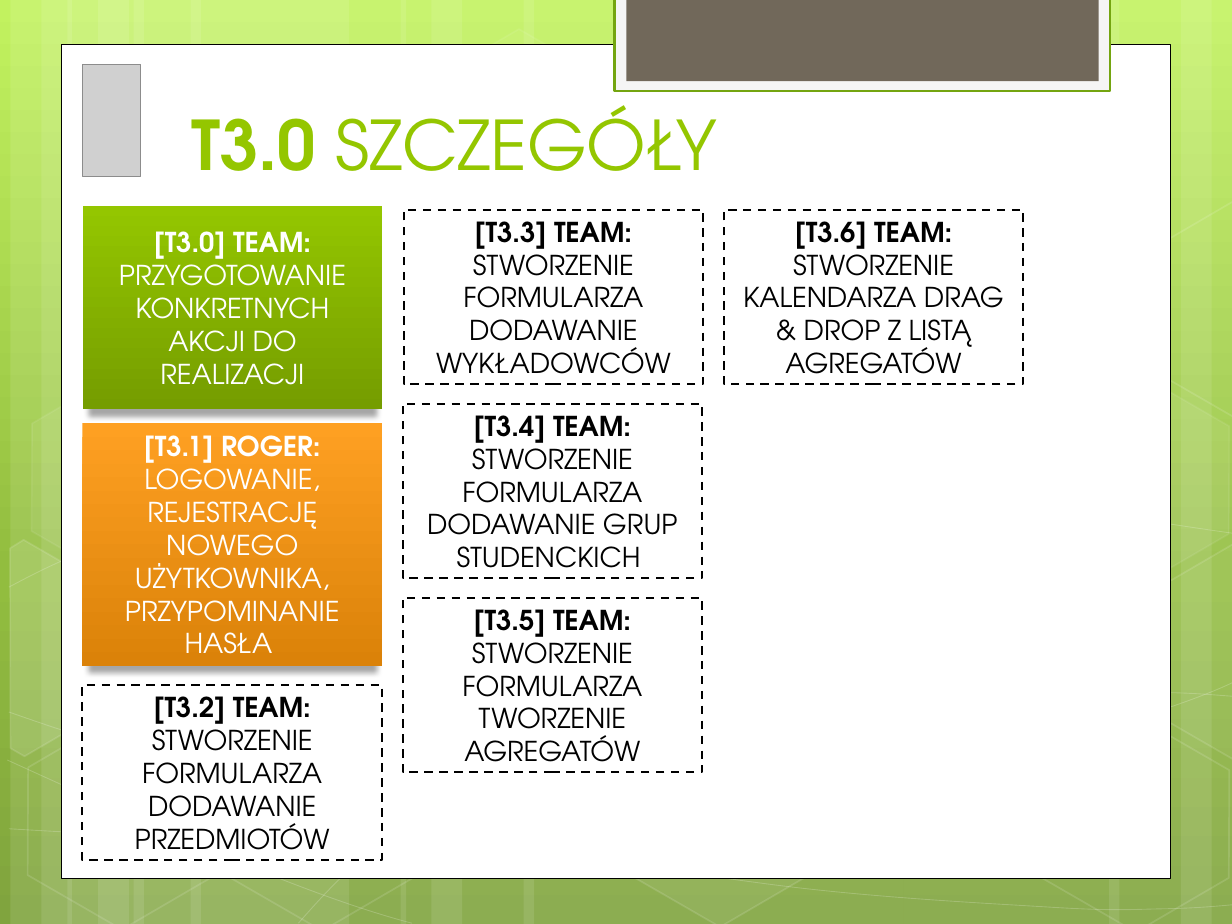
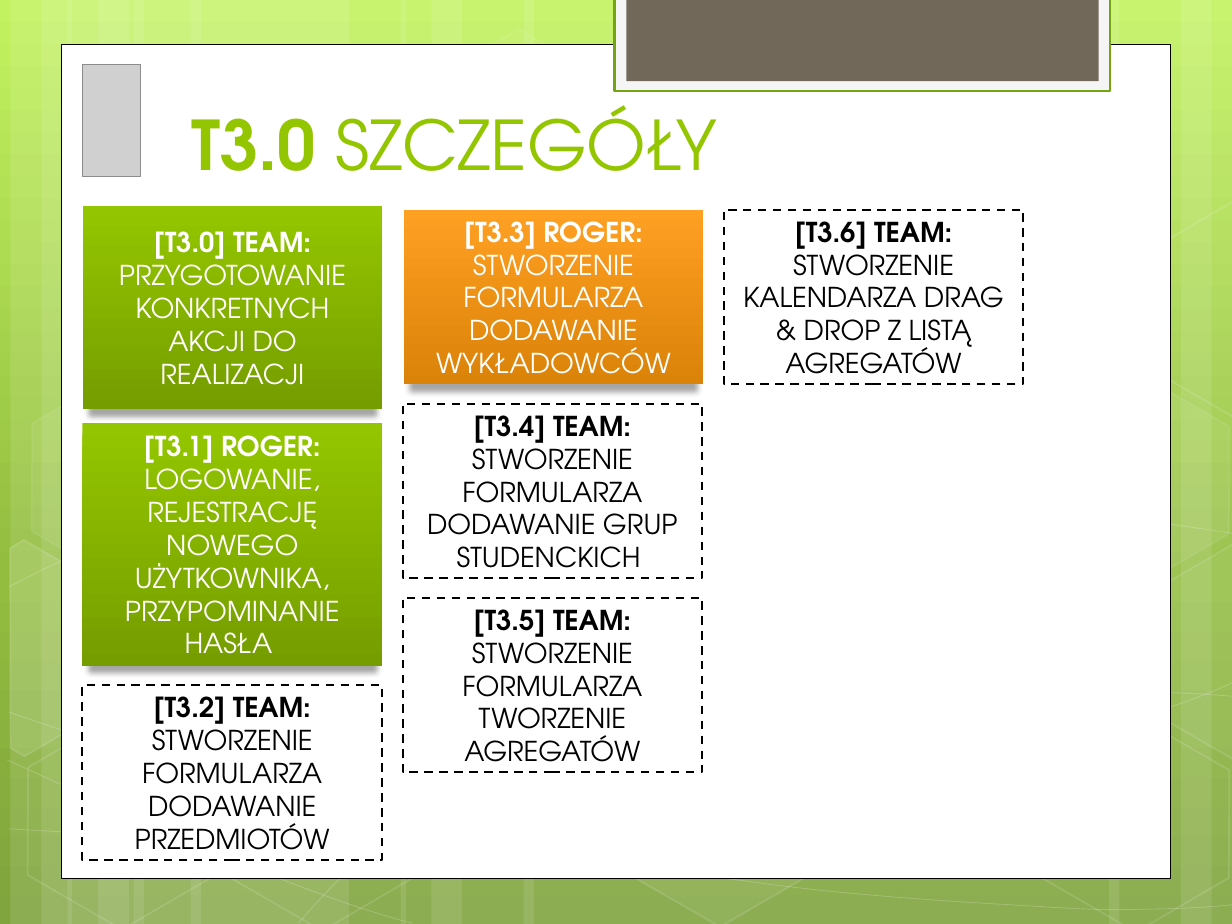
Before and after one commit to Blondas/planner2, a slide deck: slide 6 of dokumentacja/KPI.pptx. Drawn at 1232x924 pixels with LibreOffice and Linux fonts; fonts in the diff are those of the drawing; grey boxes stand for pictures. Boxes give left, top, right and bottom in pixels: in the first picture for what was removed or moved away, otherwise in the second. Text is boxed around its words. In the diff, an @@ line names an element or a change of style, - is before the commit and + after.

```diff
--- a/dokumentacja/KPI.pptx
+++ b/dokumentacja/KPI.pptx
@@ rectangle "[T3.3] ROGER: STWORZENIE FORMULARZA DODAWANIE ..." at box(404, 209, 703, 384): fill #FFFFFF to gradient #FEA022 to #DB820A; outline #000000 1.25 pt dashed to none; shadow on @@
@@ text in rectangle at box(436, 221, 671, 386): text changed; text colour #000000 to #FFFFFF @@
-[T3.3] TEAM: STWORZENIE FORMULARZA DODAWANIE WYKŁADOWCÓW
+[T3.3] ROGER: STWORZENIE FORMULARZA DODAWANIE WYKŁADOWCÓW
@@ rectangle "[T3.1] ROGER: LOGOWANIE, REJESTRACJĘ NOWEGO ..." at box(83, 424, 382, 667): fill gradient #FEA022 to #DB820A to gradient #94C600 to #769D00 @@
```
Also in this commit, not shown: 2 other slides changed.
